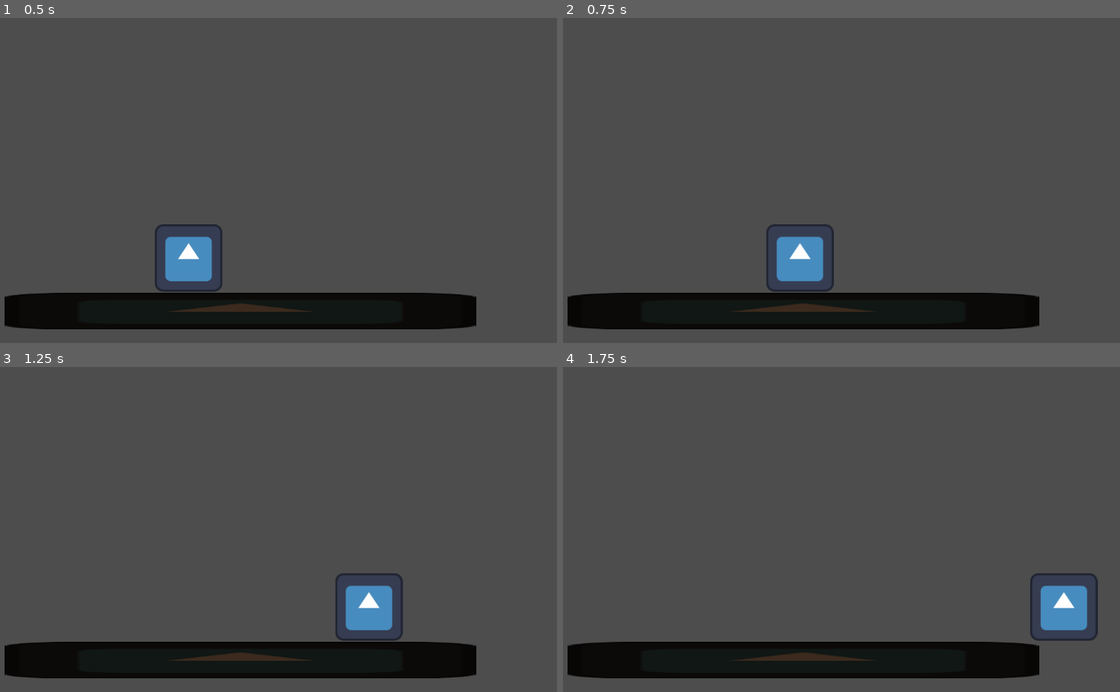
Above: before the commit, frames 1-4 (two rows, left to right).
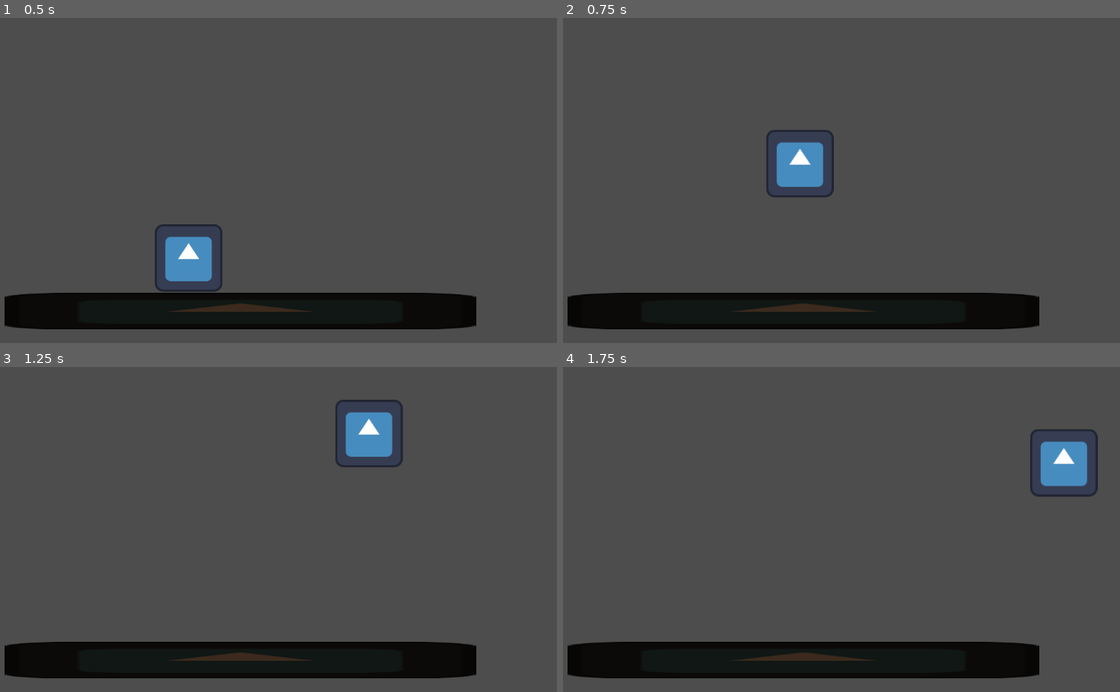
Above: after the commit, the same moments.

Repository: leahHigman/Rise-of-Scout
Game: Godot game, scene res://test.tscn
The game is run twice, just before and just after one commit, with the same random seed, the same clock (stepped at 60 frames per second) and the same inputs. The project has no main scene, so this scene is started directly. The engine's default icon, where the game draws it, is replaced by a stand-in: a white triangle on a blue panel in a dark square.
Inputs:
- Up to frame 1 (0.5 s): no input
- Up to frame 2 (0.75 s): tap Enter at 0.5 s; hold D (move_right) from 0.53 s (still down); tap Space (jump) at 0.6 s
- Up to frame 3 (1.25 s): keep holding D (move_right); tap Space (jump) at 0.77, 1.07 s
- Up to frame 4 (1.75 s): keep holding D (move_right); tap Space (jump) at 1.35, 1.52 s

Frame 1 is identical in both runs. In frame 2, 3.0% of the frame differs, in the area x 36-49%, y 34-85%; in frame 3, 3.0%; in frame 4, 3.0%, in the area x 83-97%, y 19-85%.

Commit message:
small bugfix

Diff:
--- a/rise-of-scout/player/states/running.gd
+++ b/rise-of-scout/player/states/running.gd
@@ -12,7 +12,7 @@
 
 	if not player.is_on_floor():
 		finished.emit(FALLING)
-	elif Input.is_action_just_pressed("move_up"):
+	elif Input.is_action_just_pressed("jump"):
 		finished.emit(JUMPING)
 	elif is_equal_approx(input_direction_x, 0.0):
 		finished.emit(IDLE)
